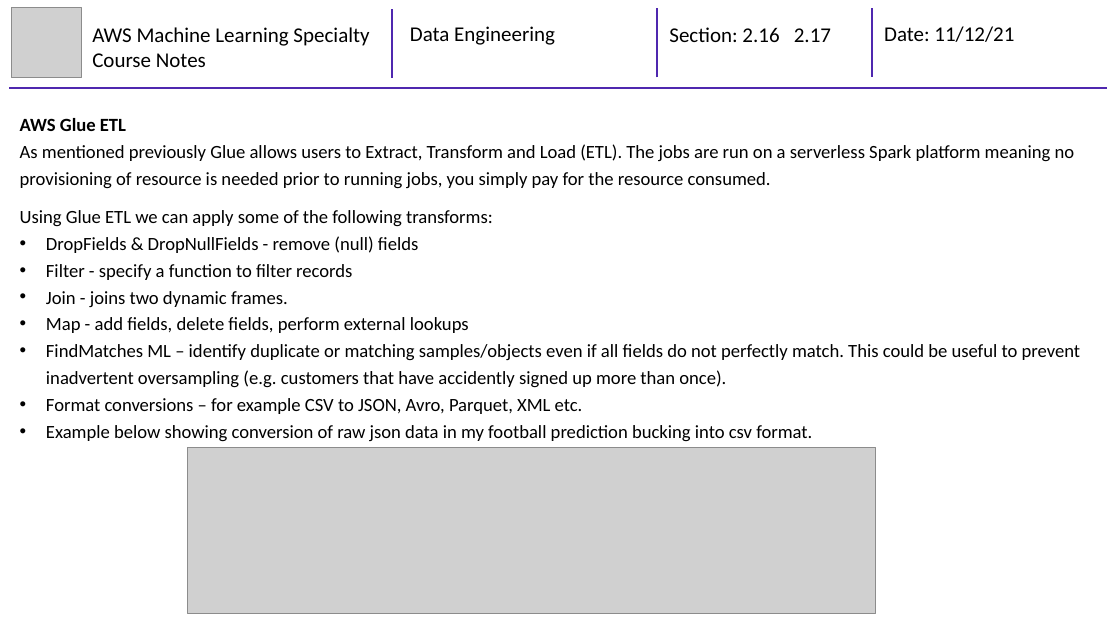
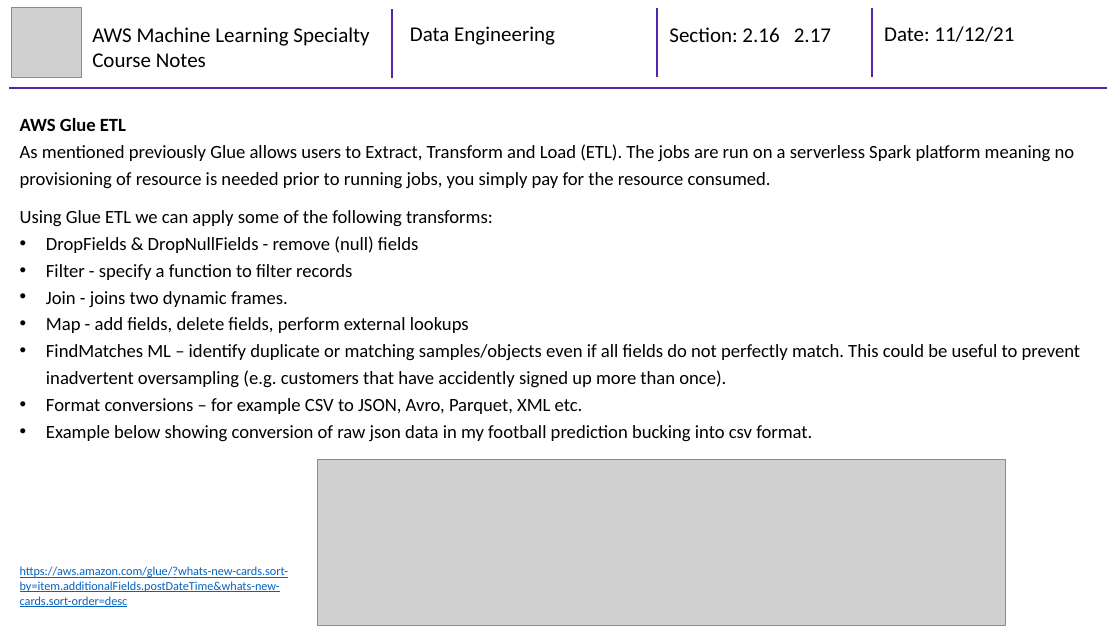
Before and after one commit to mhaythornthwaite/Testing_ML_Algorithms, a slide deck: slide 16 of AWS Machine Learning Specialty/Course Notes/2_MJH_Data_Engineering_Course_Notes.pptx (slide 13 before the commit). Drawn at 1120x630 pixels with LibreOffice and Linux fonts; fonts in the diff are those of the drawing; grey boxes stand for pictures. Boxes give left, top, right and bottom in pixels: in the first picture for what was removed or moved away, otherwise in the second. Text is boxed around its words. In the diff, an @@ line names an element or a change of style, - is before the commit and + after.

```diff
--- a/AWS Machine Learning Specialty/Course Notes/2_MJH_Data_Engineering_Course_Notes.pptx
+++ b/AWS Machine Learning Specialty/Course Notes/2_MJH_Data_Engineering_Course_Notes.pptx
@@ picture: place and size @@
-picture at (187,447,875,613)
+picture at (317,460,1005,626)
@@ text added at (20,566,288,607), 10.5 pt, text #0563C1, underline @@
+https://aws.amazon.com/glue/?whats-new-cards.sort-by=item.additionalFields.postDateTime&whats-new-cards.sort-order=desc
```
Also in this commit, not shown: 9 other slides changed, 4 slides added.
